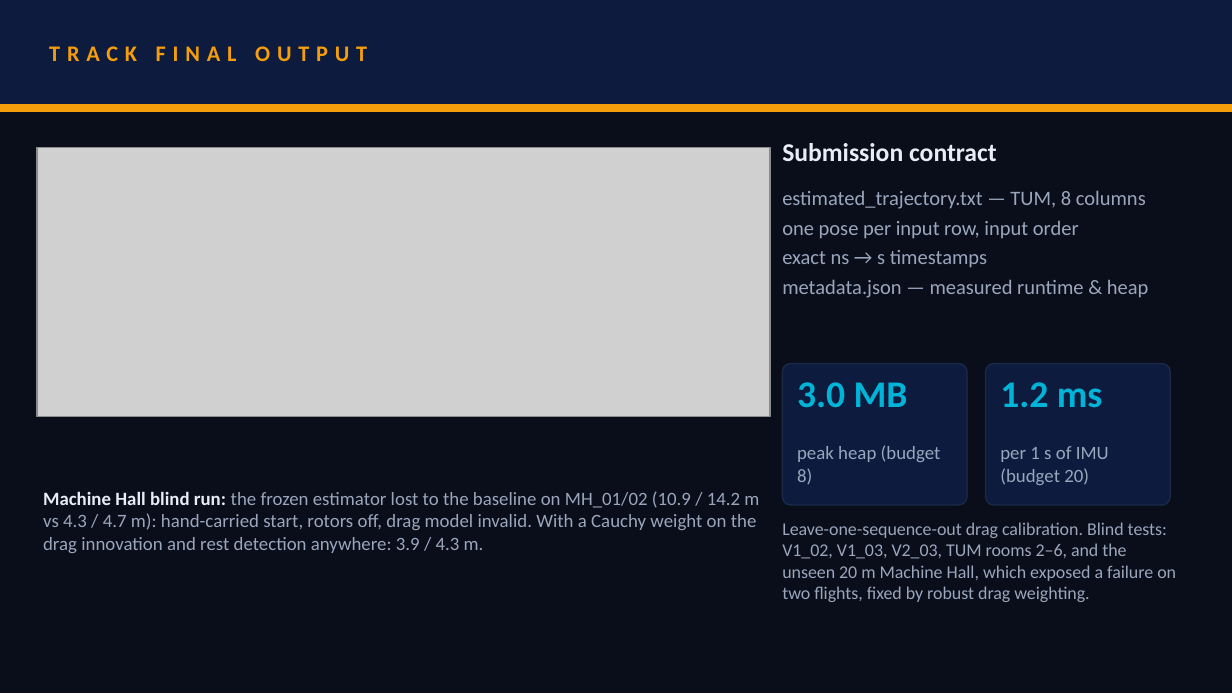
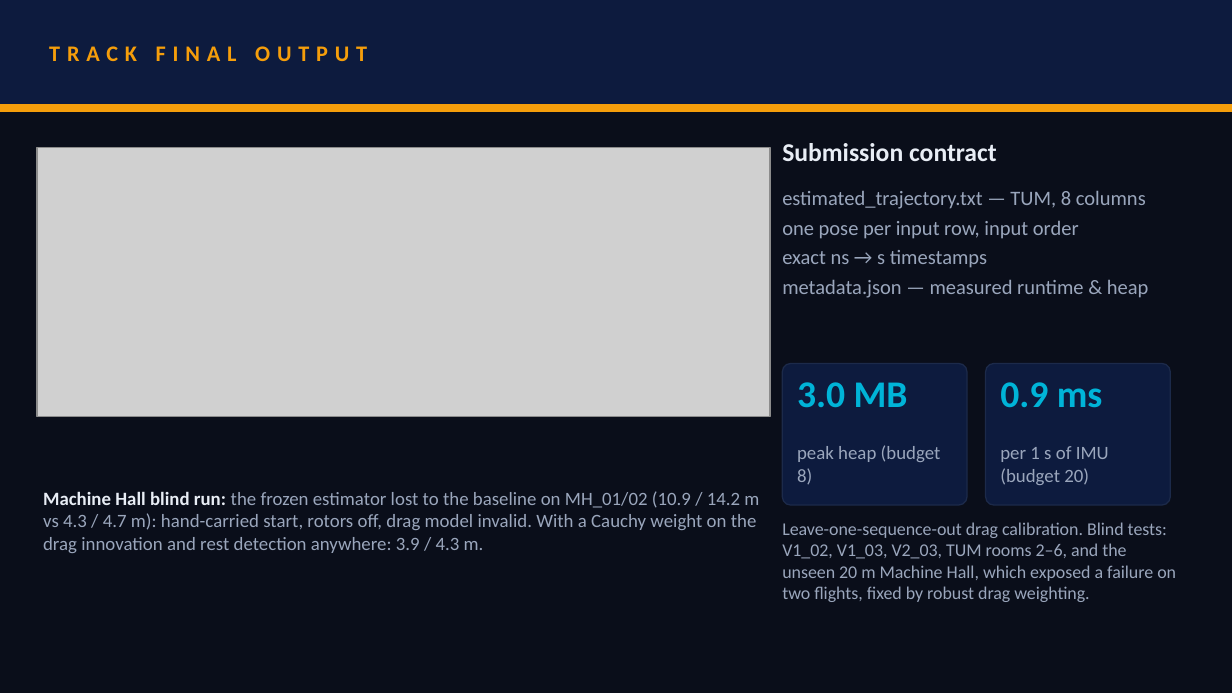
Before and after one commit to RaktimChandra/pathfinder, a slide deck: slide 5 of deck/SRMIST_vortexxx.pptx. Drawn at 1232x693 pixels with LibreOffice and Linux fonts; fonts in the diff are those of the drawing; grey boxes stand for pictures. Boxes give left, top, right and bottom in pixels: in the first picture for what was removed or moved away, otherwise in the second. Text is boxed around its words. In the diff, an @@ line names an element or a change of style, - is before the commit and + after.

```diff
--- a/deck/SRMIST_vortexxx.pptx
+++ b/deck/SRMIST_vortexxx.pptx
@@ text at (1000, 382, 1103, 407): text changed @@
-1.2 ms
+0.9 ms
```
Also in this commit, not shown: 1 other slide changed, 17 other files.
